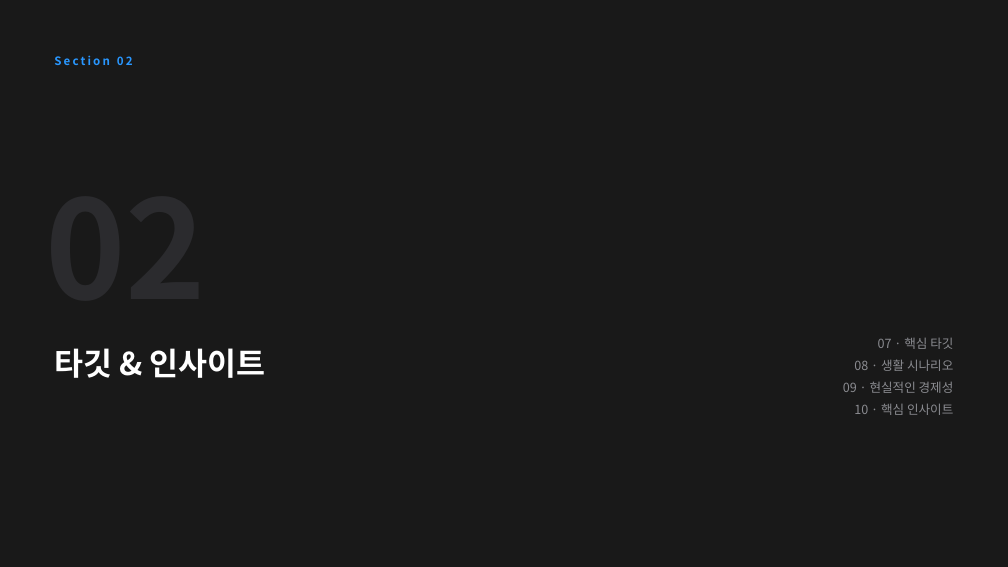
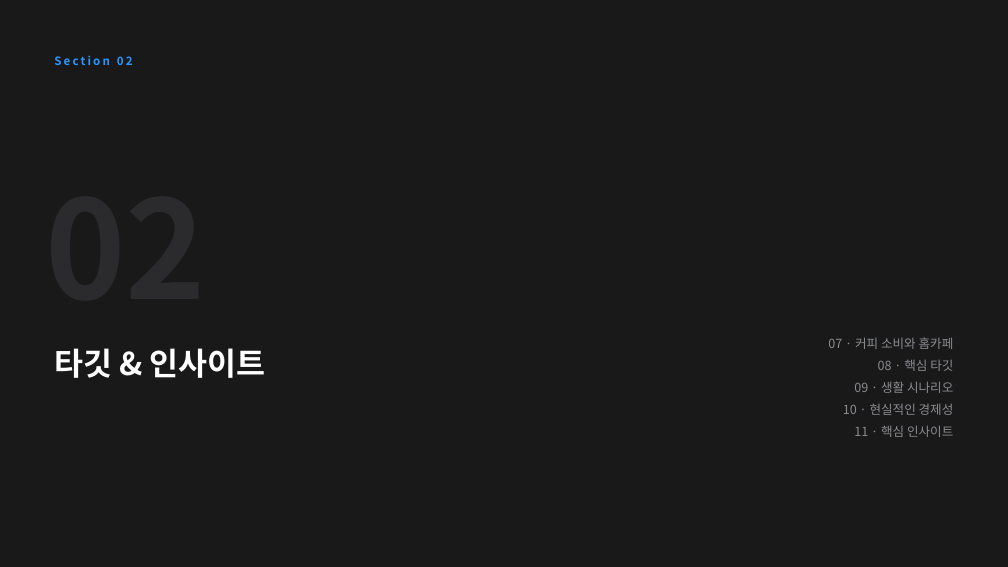
Before and after one commit to PhrenO0/CHAI-AI, a slide deck: slide 9 of 청호나이스-브랜드전략-제안.pptx. Drawn at 1008x567 pixels with LibreOffice and Linux fonts; fonts in the diff are those of the drawing. Boxes give left, top, right and bottom in pixels: in the first picture for what was removed or moved away, otherwise in the second. Text is boxed around its words. In the diff, an @@ line names an element or a change of style, - is before the commit and + after.

```diff
--- a/청호나이스-브랜드전략-제안.pptx
+++ b/청호나이스-브랜드전략-제안.pptx
@@ text at (x1=828, y1=337, x2=954, y2=437): text changed @@
-07 · 핵심 타깃
-08 · 생활 시나리오
-09 · 현실적인 경제성
-10 · 핵심 인사이트
+07 · 커피 소비와 홈카페
+08 · 핵심 타깃
+09 · 생활 시나리오
+10 · 현실적인 경제성
+11 · 핵심 인사이트
```
Also in this commit, not shown: 17 other slides changed, 2 slides added, 1 slide removed, 1 other file.
